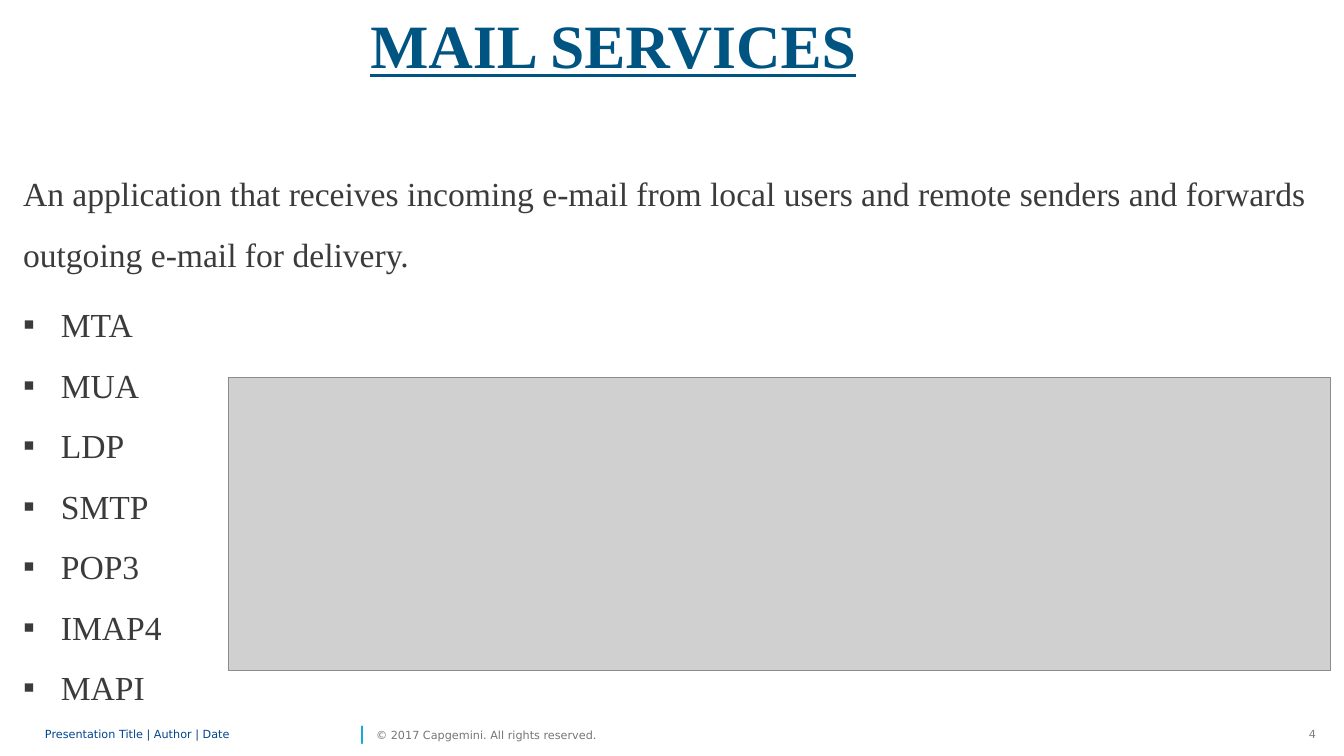
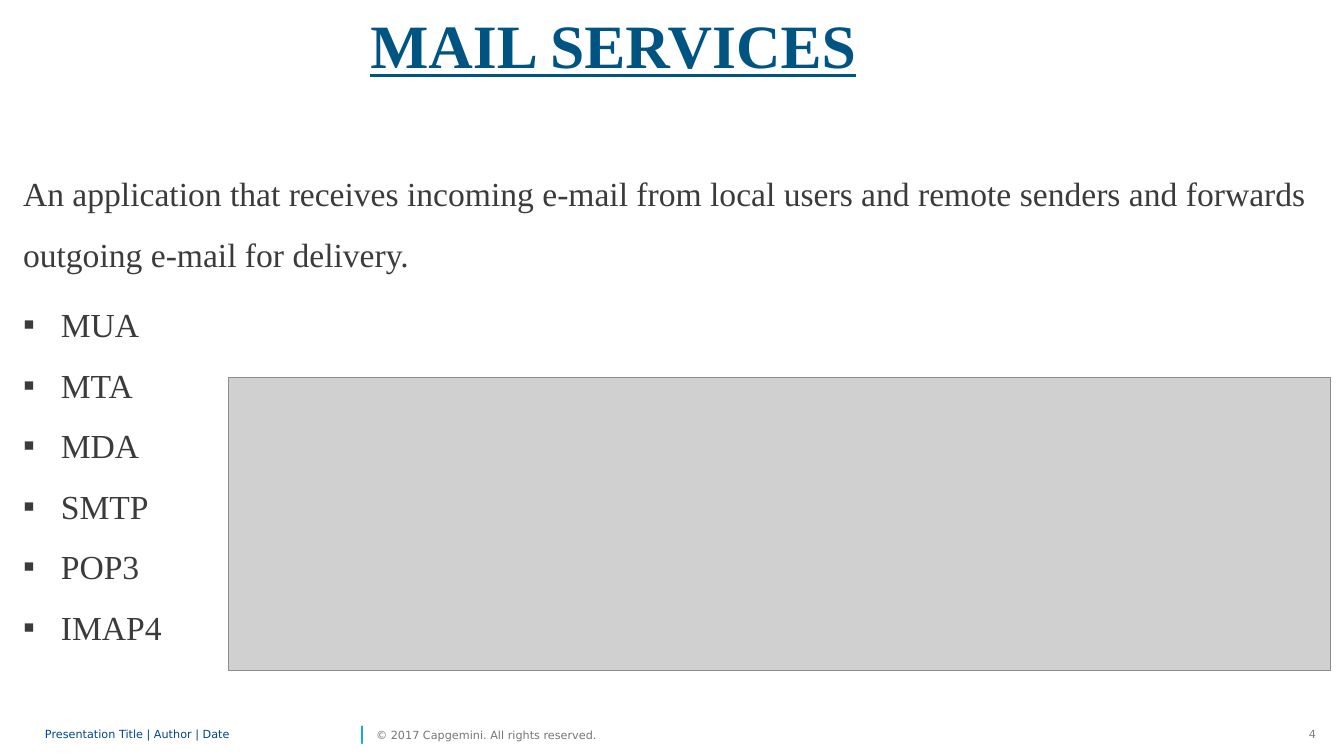
Before and after one commit to MENAGAMM/PPT, a slide deck: slide 4 of network services.pptx. Drawn at 1344x756 pixels with LibreOffice and Linux fonts; fonts in the diff are those of the drawing; grey boxes stand for pictures; background and template pictures are left out. Boxes give left, top, right and bottom in pixels: in the first picture for what was removed or moved away, otherwise in the second. Text is boxed around its words. In the diff, an @@ line names an element or a change of style, - is before the commit and + after.

```diff
--- a/network services.pptx
+++ b/network services.pptx
@@ text at (61, 315, 139, 338): paragraph added @@
+▪ MUA
@@ text at (61, 436, 139, 458): text changed @@
-▪ MUA
-▪ LDP
+▪ MDA
@@ text at (61, 678, 145, 700): paragraph removed @@
-▪ MAPI
```
Also in this commit, not shown: 1 other slide changed, 1 slide added, 1 slide removed.
